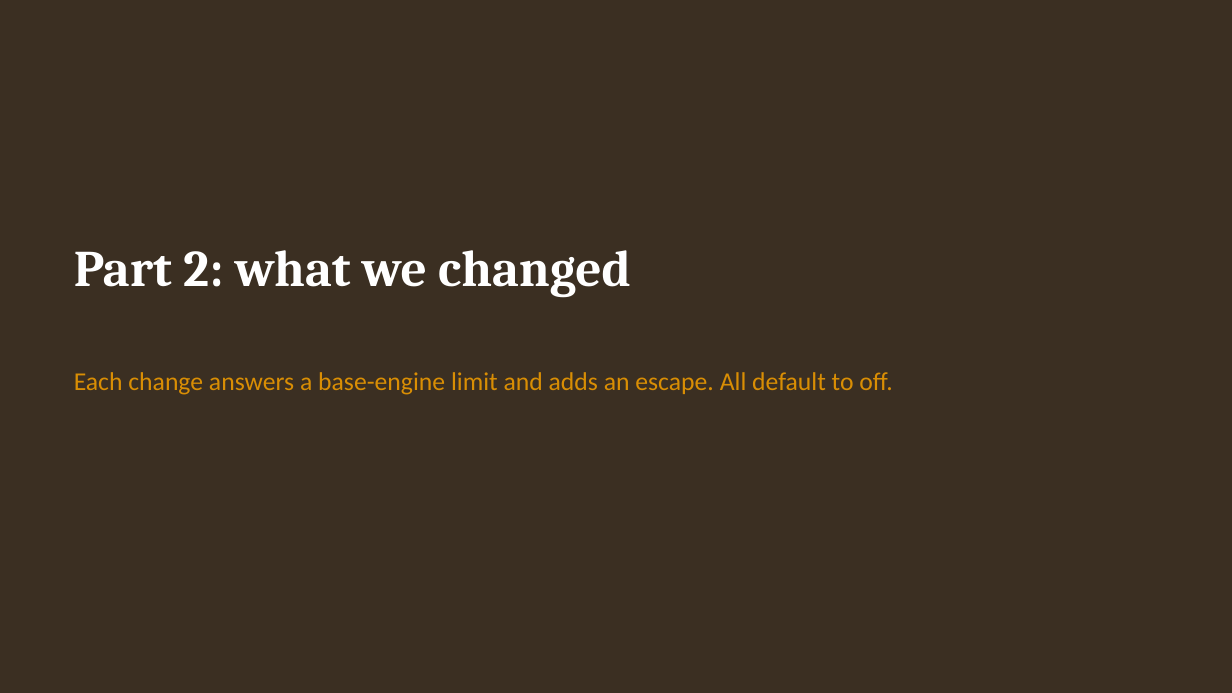
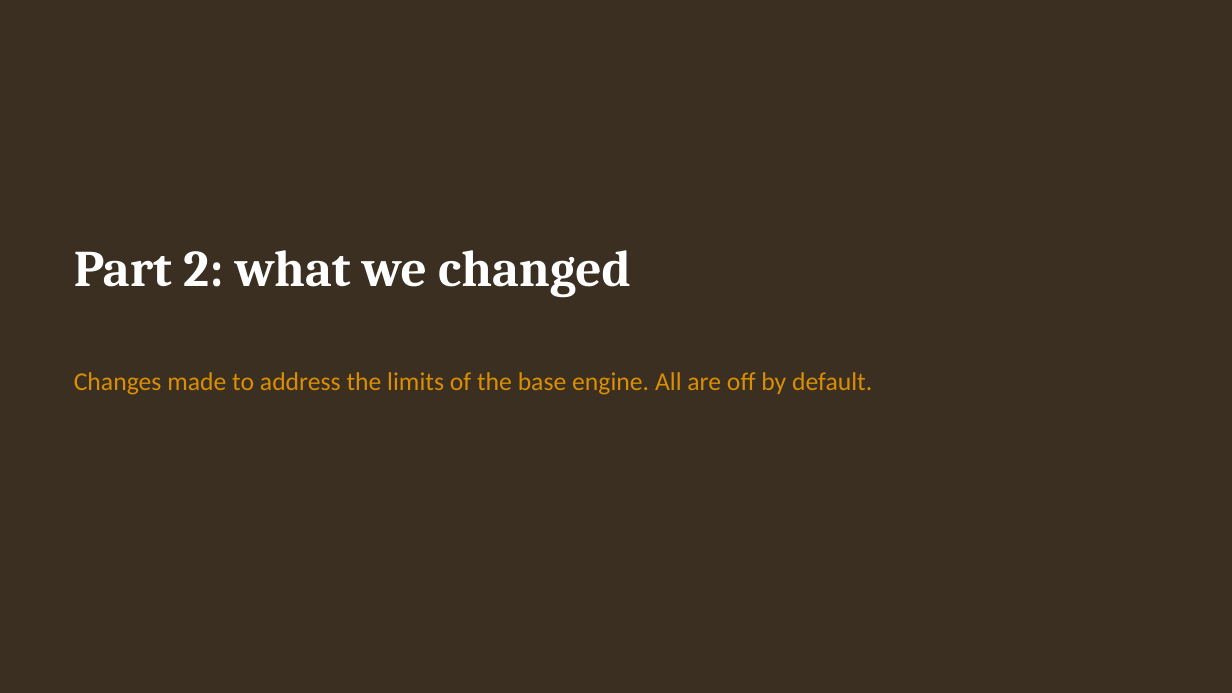
Before and after one commit to Tjeludo/LifeEngine, a slide deck: slide 10 of presentation/Evolutionary-Suicide-LifeEngine.pptx. Drawn at 1232x693 pixels with LibreOffice and Linux fonts; fonts in the diff are those of the drawing. Boxes give left, top, right and bottom in pixels: in the first picture for what was removed or moved away, otherwise in the second. Text is boxed around its words. In the diff, an @@ line names an element or a change of style, - is before the commit and + after.

Commit message:
Rewrite report and slides for clarity; tidy deck build script
Report reorganised into introduction, species, base engine and modified
engine sections with the verdict after the evidence. Slide titles made
descriptive. Deck build no longer depends on an external theme helper.

```diff
--- a/presentation/Evolutionary-Suicide-LifeEngine.pptx
+++ b/presentation/Evolutionary-Suicide-LifeEngine.pptx
@@ text at [74, 372, 872, 395]: text changed @@
-Each change answers a base-engine limit and adds an escape. All default to off.
+Changes made to address the limits of the base engine. All are off by default.
```
Also in this commit, not shown: 19 other slides changed, 1 slide added, 1 slide removed, 3 other files.
